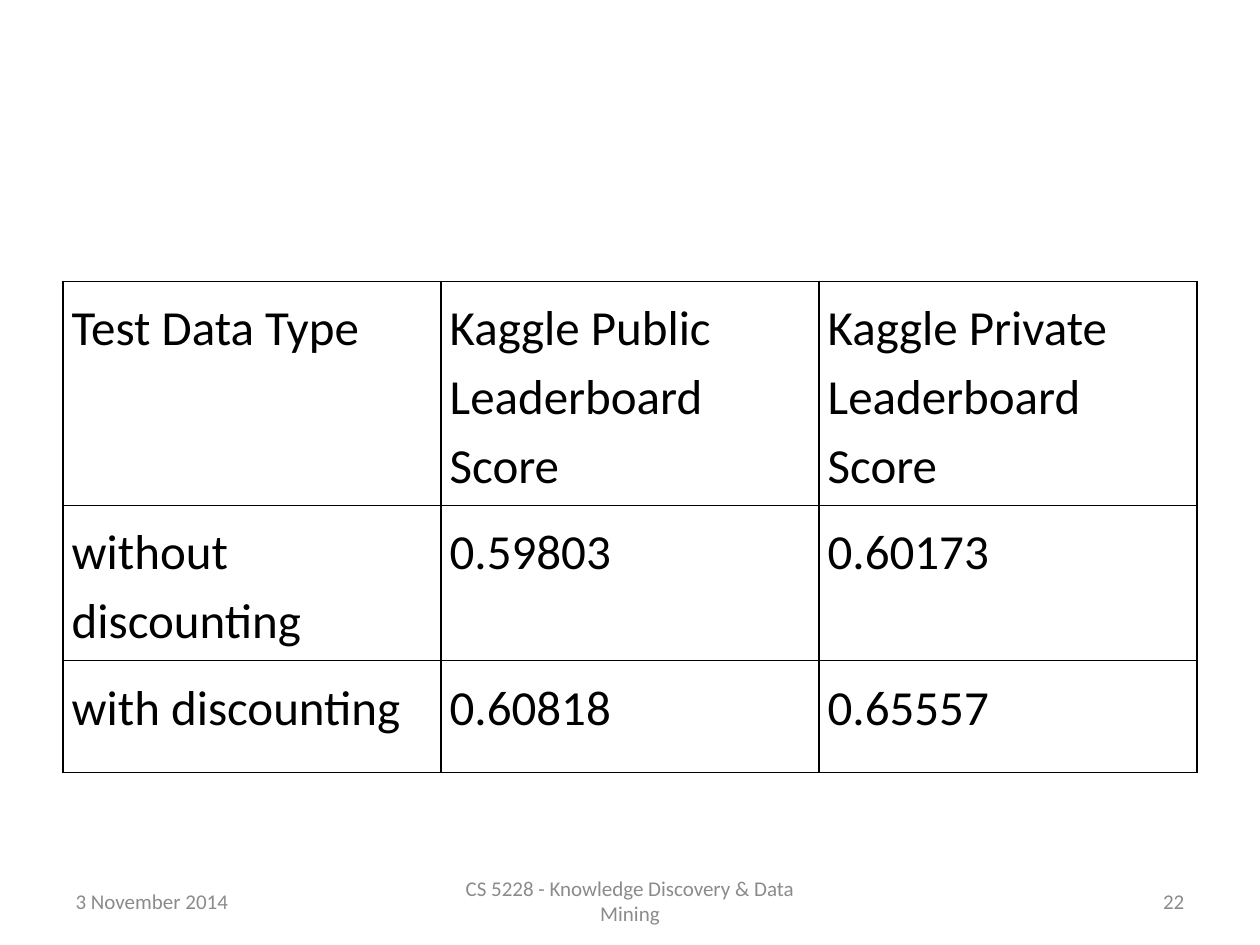
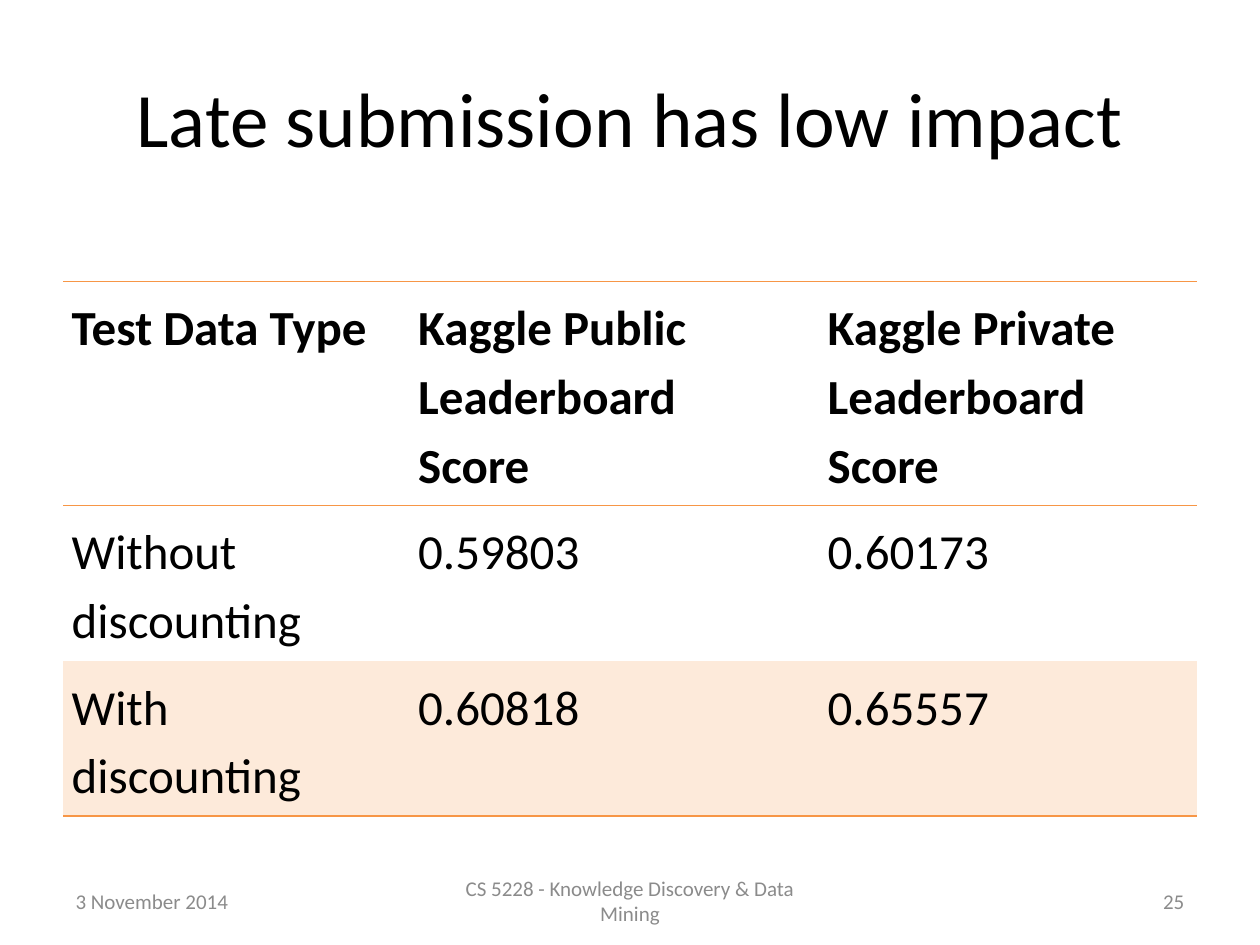
Before and after one commit to raymondhs/Panda-Delights, a slide deck: slide 25 of doc/2014_Nov_04.pptx (slide 22 before the commit). Drawn at 1260x945 pixels with LibreOffice and Linux fonts; fonts in the diff are those of the drawing. Boxes give left, top, right and bottom in pixels: in the first picture for what was removed or moved away, otherwise in the second. Text is boxed around its words. In the diff, an @@ line names an element or a change of style, - is before the commit and + after.

```diff
--- a/doc/2014_Nov_04.pptx
+++ b/doc/2014_Nov_04.pptx
@@ title added at [137,93,1122,160], 44 pt, text #000000 @@
+Late submission has low impact
@@ table at [63,281,1197,806] @@
-row 1, column 2: Kaggle Public Leaderboard Score
+row 1, column 2: Kaggle Public Leaderboard / Score
-row 2, column 1: without discounting
+row 2, column 1: Without discounting
-row 3, column 1: with discounting
+row 3, column 1: With discounting
@@ fill none to #FFFFFF at 20% opacity in row 2 @@
@@ fill none to #FDEADA in row 3 @@
@@ bold on in "Test Data Type", "Kaggle Private Leaderboard Score" @@
@@ borders changed @@
@@ page number at [1163,895,1184,909]: text changed @@
-22
+25
```
Also in this commit, not shown: 14 other slides changed, 3 slides added, 1 other file.
